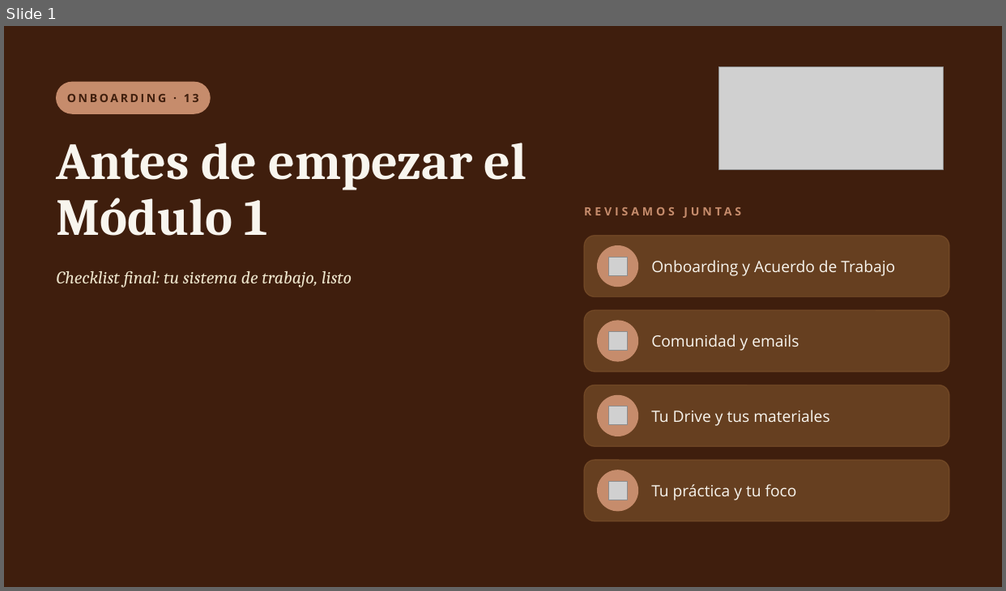
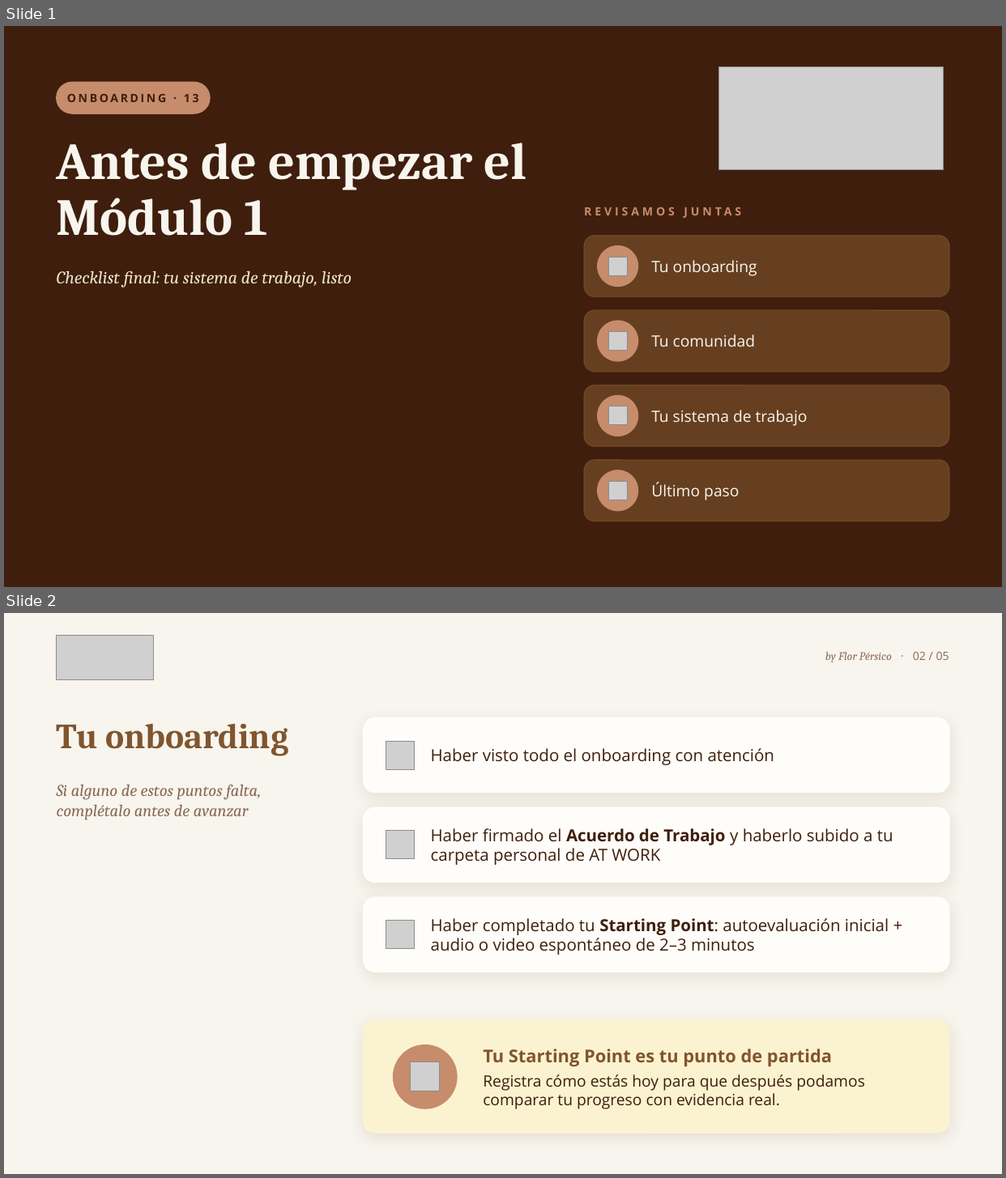
Before and after one commit to florenciapersico-ctrl/brakingbarriersatwork, a slide deck: onboarding/presentaciones/ONB13_Checklist_final.pptx. Shown one above the other, each under a label of ours: slide 1 before the commit, slides 1 and 2 after it. The pictures are 1006x591 and 1006x1178 pixels, drawn with LibreOffice and Linux fonts; fonts in the diff are those of the drawing; grey boxes stand for pictures. Boxes give left, top, right and bottom in pixels: in the first picture for what was removed or moved away, otherwise in the second. Text is boxed around its words. In the diff, an @@ line names an element or a change of style, - is before the commit and + after.

```diff
--- a/onboarding/presentaciones/ONB13_Checklist_final.pptx
+++ b/onboarding/presentaciones/ONB13_Checklist_final.pptx
@@ slide 2 added at (x1=4, y1=613, x2=1002, y2=1174), background #F8F5EE @@
@@ picture added at (x1=57, y1=636, x2=154, y2=679) @@
@@ text added at (x1=825, y1=652, x2=949, y2=662), 11 pt, text #8A6A55, italic @@
+by Flor Pérsico · 02 / 05
@@ text added at (x1=57, y1=723, x2=288, y2=756), 34 pt, text #81552E, bold @@
+Tu onboarding
@@ rounded rectangle added at (x1=364, y1=717, x2=949, y2=793), fill #FFFDF9, outline #FFFDF9 1 pt @@
@@ picture added at (x1=386, y1=741, x2=414, y2=769) @@
@@ text added at (x1=431, y1=748, x2=774, y2=765), 16 pt, text #3F1E0D @@
+Haber visto todo el onboarding con atención
@@ text added at (x1=57, y1=785, x2=261, y2=820), 16 pt, text #8A6A55, italic @@
+Si alguno de estos puntos falta, complétalo antes de avanzar
@@ rounded rectangle added at (x1=364, y1=807, x2=949, y2=883), fill #FFFDF9, outline #FFFDF9 1 pt @@
@@ picture added at (x1=386, y1=831, x2=414, y2=859) @@
@@ text added at (x1=431, y1=828, x2=893, y2=865), 16 pt, text #3F1E0D @@
+Haber firmado el Acuerdo de Trabajo y haberlo subido a tu carpeta personal de AT WORK
@@ rounded rectangle added at (x1=364, y1=897, x2=949, y2=973), fill #FFFDF9, outline #FFFDF9 1 pt @@
@@ picture added at (x1=386, y1=921, x2=414, y2=949) @@
@@ text added at (x1=431, y1=918, x2=889, y2=955), 16 pt, text #3F1E0D @@
+Haber completado tu Starting Point: autoevaluación inicial + audio o video espontáneo de 2–3 minutos
@@ rounded rectangle added at (x1=364, y1=1021, x2=949, y2=1133), fill #FBF2D0, outline #FBF2D0 1 pt @@
@@ ellipse added at (x1=394, y1=1046, x2=457, y2=1110), fill #C68C6C, outline #C68C6C 1 pt @@
@@ text added at (x1=483, y1=1049, x2=865, y2=1110), 15 pt, text #3F1E0D @@
+Tu Starting Point es tu punto de partida
+Registra cómo estás hoy para que después podamos comparar tu progreso con evidencia real.
@@ picture added at (x1=411, y1=1063, x2=440, y2=1092) @@
@@ slide 1 changed as well @@
@@ text at (x1=651, y1=260, x2=757, y2=276): text changed @@
-Onboarding y Acuerdo de Trabajo
+Tu onboarding
@@ text at (x1=651, y1=335, x2=755, y2=347): text changed @@
-Comunidad y emails
+Tu comunidad
@@ text at (x1=651, y1=410, x2=808, y2=426): text changed @@
-Tu Drive y tus materiales
+Tu sistema de trabajo
@@ text at (x1=651, y1=482, x2=739, y2=501): text changed @@
-Tu práctica y tu foco
+Último paso
```
Also in this commit, not shown: 2 other slides changed, 1 other slide added, 1 slide removed, 2 other files.
